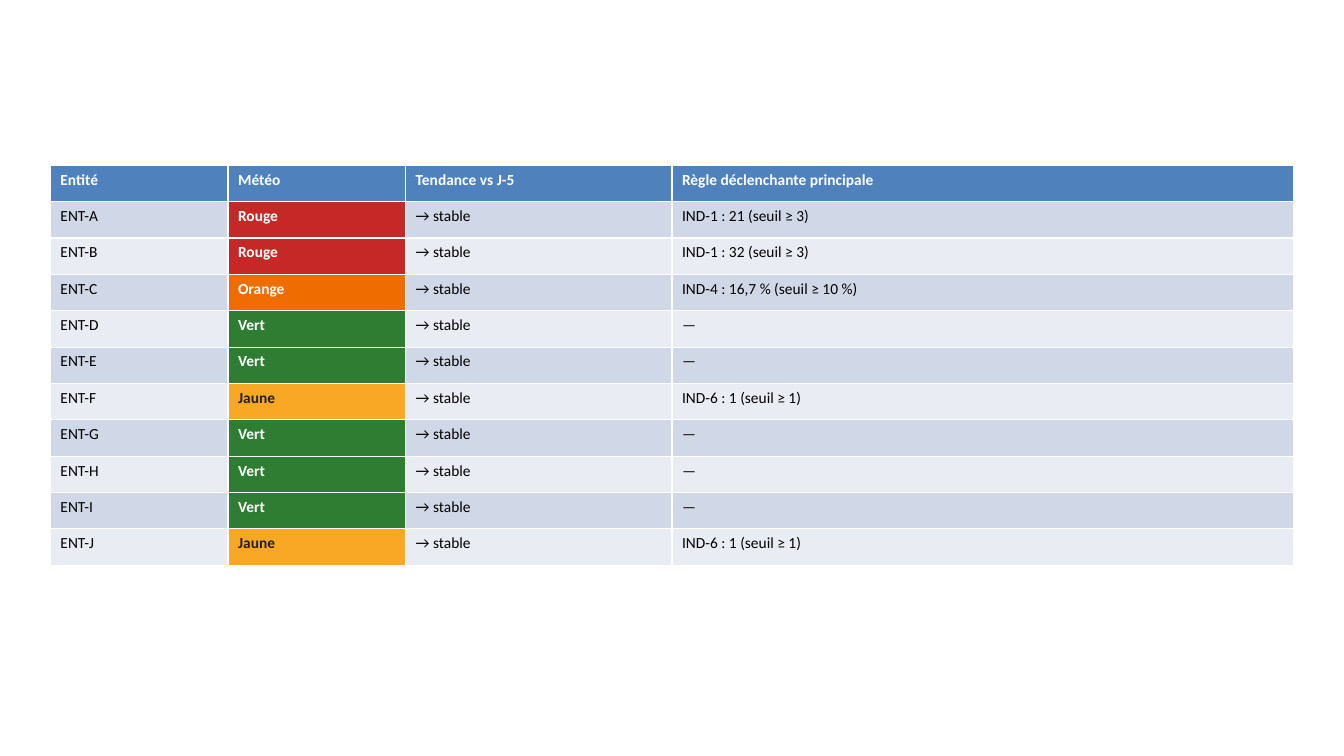
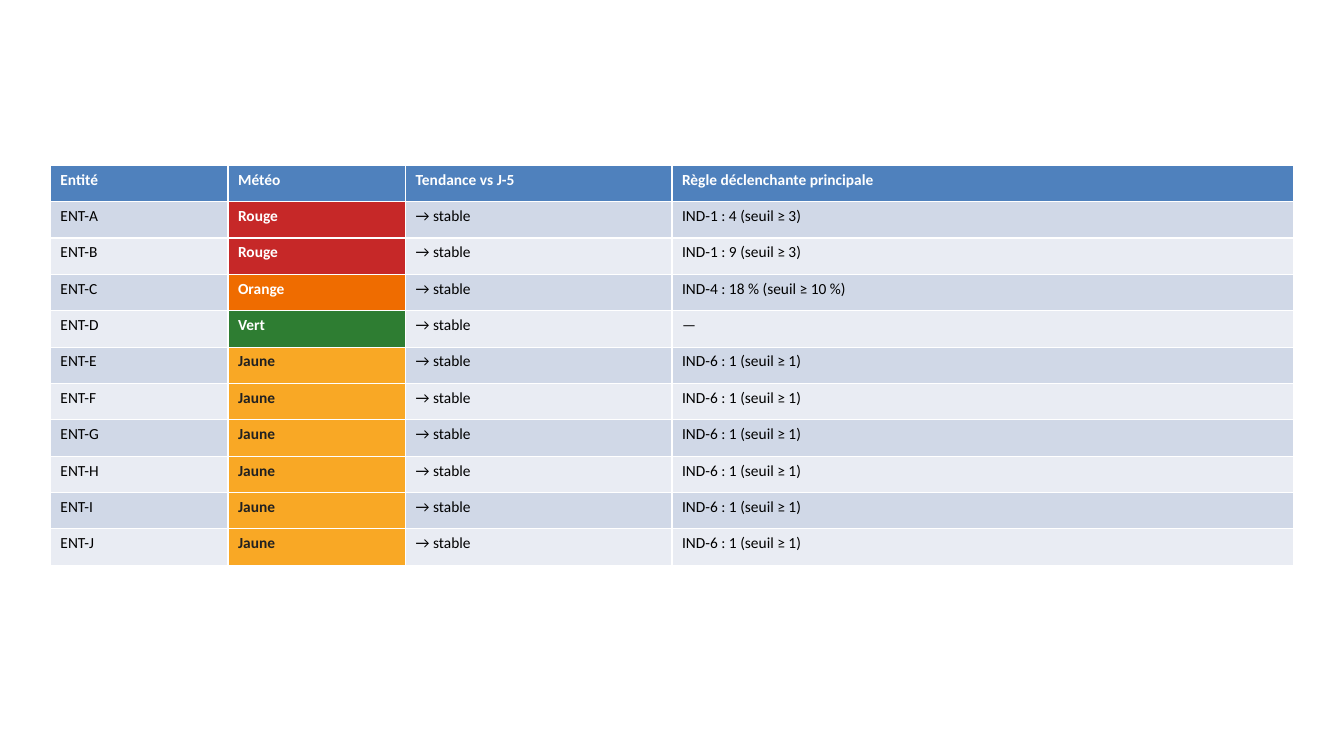
Before and after one commit to Aliquanto3/usine-migration-jira-demo, a slide deck: slide 3 of demo/repli/passage/rapport-2026-10-09.pptx. Drawn at 1344x756 pixels with LibreOffice and Linux fonts; fonts in the diff are those of the drawing. Boxes give left, top, right and bottom in pixels: in the first picture for what was removed or moved away, otherwise in the second. Text is boxed around its words. In the diff, an @@ line names an element or a change of style, - is before the commit and + after.

```diff
--- a/demo/repli/passage/rapport-2026-10-09.pptx
+++ b/demo/repli/passage/rapport-2026-10-09.pptx
@@ table at box(50, 165, 1294, 566) @@
-row 2, column 4: IND-1 : 21 (seuil ≥ 3)
+row 2, column 4: IND-1 : 4 (seuil ≥ 3)
-row 3, column 4: IND-1 : 32 (seuil ≥ 3)
+row 3, column 4: IND-1 : 9 (seuil ≥ 3)
-row 4, column 4: IND-4 : 16,7 % (seuil ≥ 10 %)
+row 4, column 4: IND-4 : 18 % (seuil ≥ 10 %)
-row 6, column 2: Vert
+row 6, column 2: Jaune
-row 6, column 4: —
+row 6, column 4: IND-6 : 1 (seuil ≥ 1)
-row 8, column 2: Vert
+row 8, column 2: Jaune
-row 8, column 4: —
+row 8, column 4: IND-6 : 1 (seuil ≥ 1)
-row 9, column 2: Vert
+row 9, column 2: Jaune
-row 9, column 4: —
+row 9, column 4: IND-6 : 1 (seuil ≥ 1)
-row 10, column 2: Vert
+row 10, column 2: Jaune
-row 10, column 4: —
+row 10, column 4: IND-6 : 1 (seuil ≥ 1)
@@ fill #2E7D32 to #F9A825 in 4 cells @@
```
Also in this commit, not shown: 7 other slides changed, 18 other files.
